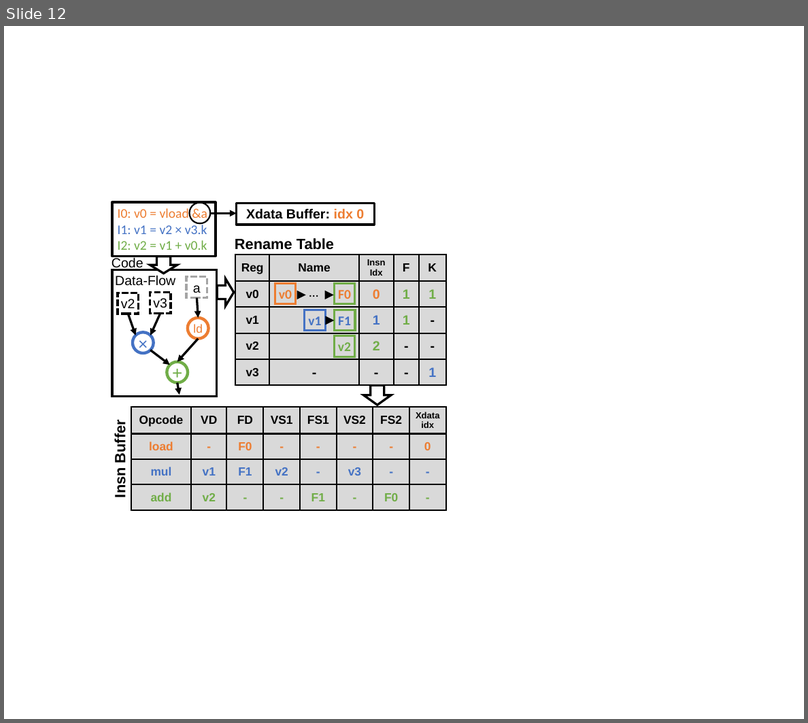
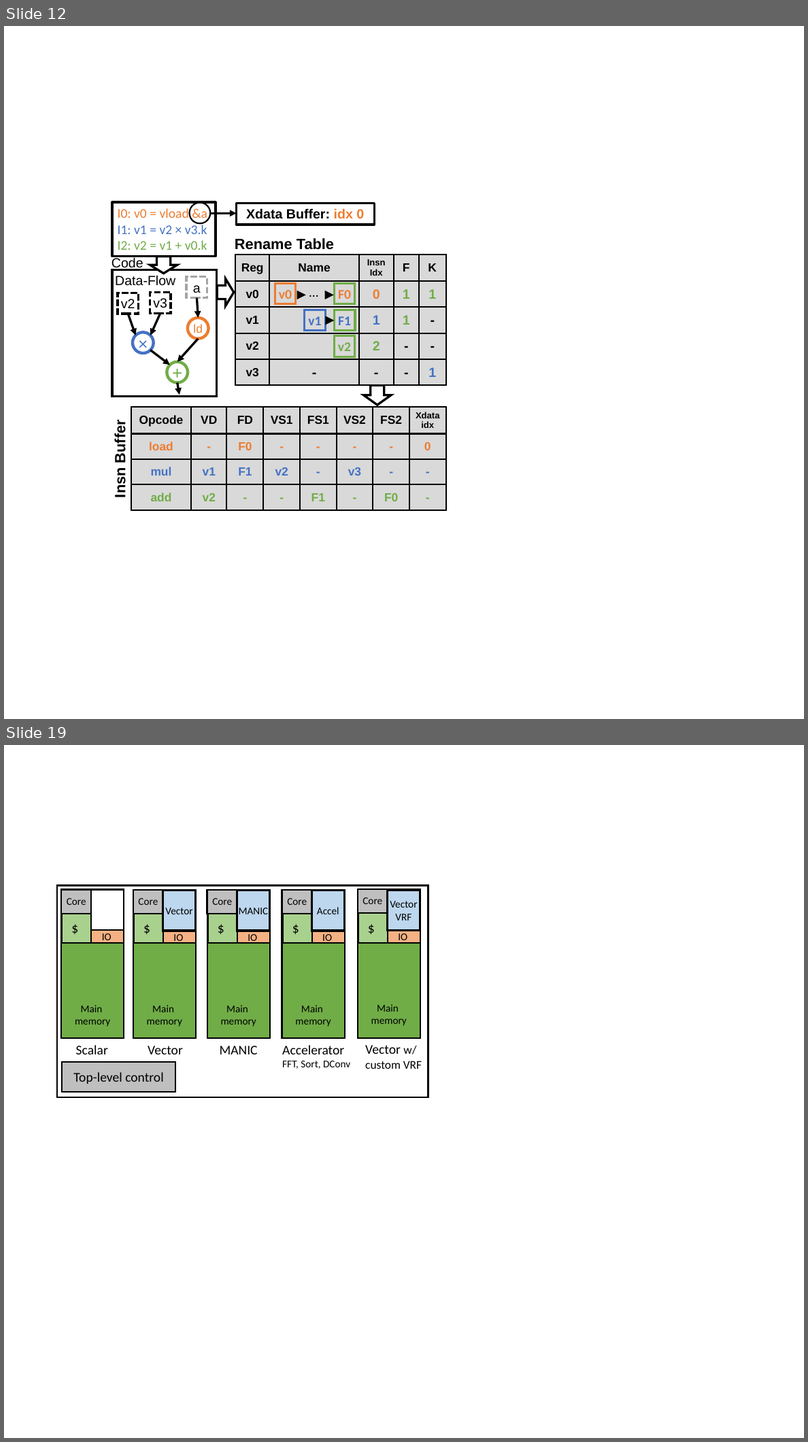
Before and after one commit to G-ram/thesis, a slide deck: manic/figures/figures.pptx. Shown one above the other, each under a label of ours: slide 12 before the commit, slides 12 and 19 after it; the slides between them are not shown. The pictures are 808x723 and 808x1442 pixels, drawn with LibreOffice and Linux fonts; fonts in the diff are those of the drawing. Boxes give left, top, right and bottom in pixels: in the first picture for what was removed or moved away, otherwise in the second. Text is boxed around its words. In the diff, an @@ line names an element or a change of style, - is before the commit and + after.

Commit message:
added manic silicon figures

```diff
--- a/manic/figures/figures.pptx
+++ b/manic/figures/figures.pptx
@@ slide 19 added at [4, 745, 804, 1438], background #FFFFFF @@
@@ rectangle added at [57, 885, 428, 1097], fill #FFFFFF, outline #000000 2 pt @@
@@ group added at [133, 890, 196, 1039]: 6 rectangles, 4 texts @@
+Main
+memory
+$
+Core
+IO
+Vector
@@ group added at [207, 890, 270, 1039]: 6 rectangles, 4 texts @@
+Main
+memory
+$
+Core
+IO
+MANIC
@@ group added at [281, 890, 345, 1039]: 6 rectangles, 4 texts @@
+Main
+memory
+$
+Core
+IO
+Accel
@@ group added at [358, 889, 420, 1038]: 6 rectangles, 4 texts @@
+Main
+memory
+$
+Core
+IO
+Vector
+VRF
@@ group added at [61, 889, 124, 1038]: 5 rectangles, 4 texts @@
+Main
+memory
+$
+Core
+IO
@@ text added at [76, 1045, 108, 1054], 18 pt, text #000000 @@
+Scalar
@@ text added at [147, 1046, 183, 1054], 18 pt, text #000000 @@
+Vector
@@ text added at [220, 1046, 258, 1054], 18 pt, text #000000 @@
+MANIC
@@ text added at [282, 1045, 350, 1069], 14 pt, text #000000 @@
+Accelerator
+FFT, Sort, DConv
@@ text added at [365, 1045, 422, 1069], 16 pt, text #000000 @@
+Vector w/
+custom VRF
@@ rectangle added at [62, 1062, 175, 1092], fill #BFBFBF, outline #000000 2 pt, 18 pt, text #000000 @@
+Top-level control
```
Also in this commit, not shown: 6 other slides added.
